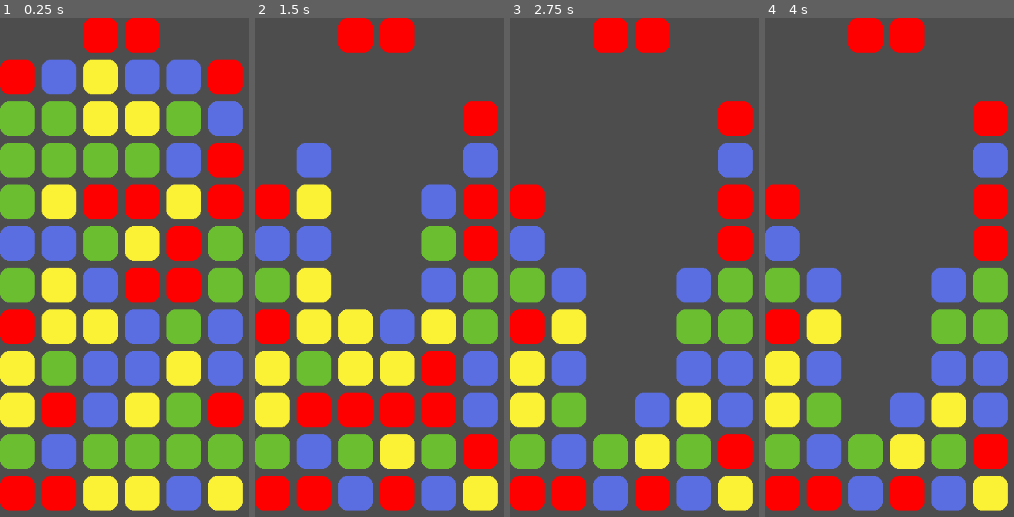
Above: before the commit, frames 1-4 (left to right).
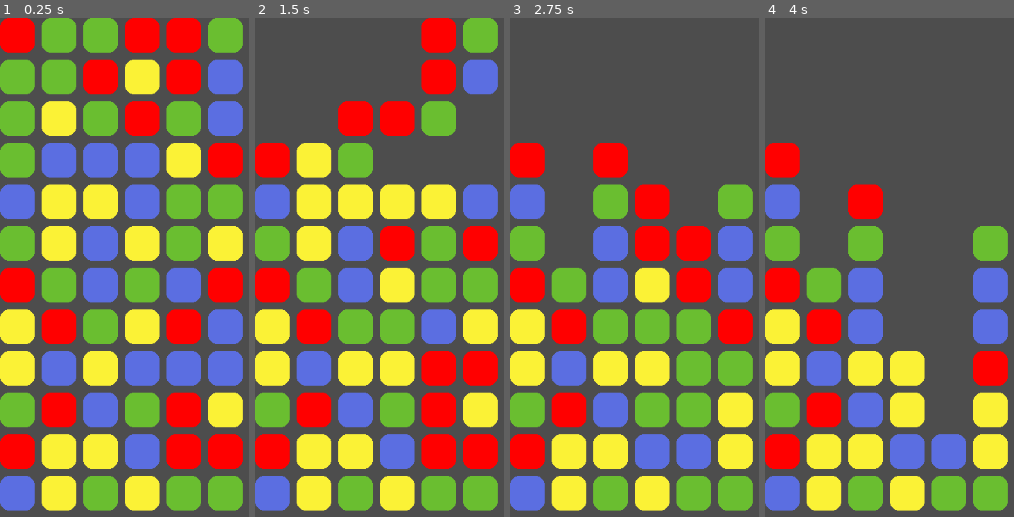
Above: after the commit, the same moments.

Repository: MarGamaDev/PuyoPuyoLike
Game: Godot game, scene res://testing scenes/box_testing_scene.tscn
Same seed, same stepped clock (60 frames per second), same inputs: the game is played once before the commit and once after it.
Inputs:
- Up to frame 1 (0.25 s): no input
- Up to frame 2 (1.5 s): tap Enter at 0.5 s; hold D (puyo_right, bound only after the commit) 0.53-1.28 s; tap J (puyo_rotate, bound only after the commit) at 0.6, 1.35 s; hold S (puyo_down, bound only after the commit) from 1.28 s (still down)
- Up to frame 3 (2.75 s): release S (puyo_down, bound only after the commit) at 2.03 s; hold D (puyo_right, bound only after the commit) from 2.03 s (still down); tap J (puyo_rotate, bound only after the commit) at 2.1 s
- Up to frame 4 (4 s): tap Space at 2.75 s; tap J (puyo_rotate, bound only after the commit) at 2.85, 3.6 s; tap Enter at 3.5 s; release D (puyo_right, bound only after the commit) at 3.53 s; hold A (puyo_left, bound only after the commit) from 3.53 s (still down)

The runs differ from the first frame. In frame 1, 52% of the frame differs, in the area x 0-98%, y 0-99%; in frame 2, 47%; in frame 3, 45%; in frame 4, 40%.
Error after the commit: Out of bounds get index '0' (on base: 'Array') (res://scripts/grid_manager.gd:58)

Commit message:
worked on player down and moving, some bugs tho

Diff:
--- a/Scenes/grid_manager.tscn
+++ b/Scenes/grid_manager.tscn
@@ -4,3 +4,8 @@
 
 [node name="GridManager" type="Node2D"]
 script = ExtResource("1_uowjv")
+down_tick_speed = 0.4
+
+[node name="PlayerDownTimer" type="Timer" parent="."]
+
+[connection signal="timeout" from="PlayerDownTimer" to="." method="player_down_tick"]
--- a/project.godot
+++ b/project.godot
@@ -19,6 +19,33 @@
 
 window/size/viewport_height=800
 
+[input]
+
+puyo_left={
+"deadzone": 0.2,
+"events": [Object(InputEventKey,"resource_local_to_scene":false,"resource_name":"","device":-1,"window_id":0,"alt_pressed":false,"shift_pressed":false,"ctrl_pressed":false,"meta_pressed":false,"pressed":false,"keycode":0,"physical_keycode":65,"key_label":0,"unicode":97,"location":0,"echo":false,"script":null)
+, Object(InputEventKey,"resource_local_to_scene":false,"resource_name":"","device":-1,"window_id":0,"alt_pressed":false,"shift_pressed":false,"ctrl_pressed":false,"meta_pressed":false,"pressed":false,"keycode":0,"physical_keycode":4194319,"key_label":0,"unicode":0,"location":0,"echo":false,"script":null)
+]
+}
+puyo_right={
+"deadzone": 0.2,
+"events": [Object(InputEventKey,"resource_local_to_scene":false,"resource_name":"","device":-1,"window_id":0,"alt_pressed":false,"shift_pressed":false,"ctrl_pressed":false,"meta_pressed":false,"pressed":false,"keycode":0,"physical_keycode":68,"key_label":0,"unicode":100,"location":0,"echo":false,"script":null)
+, Object(InputEventKey,"resource_local_to_scene":false,"resource_name":"","device":-1,"window_id":0,"alt_pressed":false,"shift_pressed":false,"ctrl_pressed":false,"meta_pressed":false,"pressed":false,"keycode":0,"physical_keycode":4194321,"key_label":0,"unicode":0,"location":0,"echo":false,"script":null)
+]
+}
+puyo_down={
+"deadzone": 0.2,
+"events": [Object(InputEventKey,"resource_local_to_scene":false,"resource_name":"","device":-1,"window_id":0,"alt_pressed":false,"shift_pressed":false,"ctrl_pressed":false,"meta_pressed":false,"pressed":false,"keycode":0,"physical_keycode":83,"key_label":0,"unicode":115,"location":0,"echo":false,"script":null)
+, Object(InputEventKey,"resource_local_to_scene":false,"resource_name":"","device":-1,"window_id":0,"alt_pressed":false,"shift_pressed":false,"ctrl_pressed":false,"meta_pressed":false,"pressed":false,"keycode":0,"physical_keycode":4194322,"key_label":0,"unicode":0,"location":0,"echo":false,"script":null)
+]
+}
+puyo_rotate={
+"deadzone": 0.2,
+"events": [Object(InputEventKey,"resource_local_to_scene":false,"resource_name":"","device":-1,"window_id":0,"alt_pressed":false,"shift_pressed":false,"ctrl_pressed":false,"meta_pressed":false,"pressed":false,"keycode":0,"physical_keycode":74,"key_label":0,"unicode":106,"location":0,"echo":false,"script":null)
+, Object(InputEventKey,"resource_local_to_scene":false,"resource_name":"","device":-1,"window_id":0,"alt_pressed":false,"shift_pressed":false,"ctrl_pressed":false,"meta_pressed":false,"pressed":false,"keycode":0,"physical_keycode":90,"key_label":0,"unicode":122,"location":0,"echo":false,"script":null)
+]
+}
+
 [rendering]
 
 renderer/rendering_method="gl_compatibility"
--- a/scripts/grid_manager.gd
+++ b/scripts/grid_manager.gd
@@ -1,4 +1,6 @@
 extends Node2D
+
+signal board_check_delay
 
 #loading the grid nodes to instantiate them
 @onready var grid_node_scene = load("res://Scenes/grid_node.tscn")
@@ -15,25 +17,53 @@
 #just remember that we go through 0->rows then each time 0->columns + 2 (this is for stupid box)
 var grid : Array = Array()
 var puyos_to_pop : Array = Array()
+
 #the first puyo in the player array is the 'pivot'
 var player_puyos: Array = Array()
 var player_grid_positions: Array = Array()
-#player rotation is -> 0 V 90 <-180 ^ 270
+#player rotation is right:0 down:1 left:2 up:3
 var player_rotation : int = 0
+var puyo_queue : Array[Array] = []
+#helps with delaying creating a player
+var player_create_flag = false
 
 @export var down_tick_speed : float = 0.2
+@export var player_down_speed : float = 0.6
 var chain_length : int = 0
 
+#this is a translation vector, not the position
+var next_input_move : Vector2i = Vector2i.ZERO
+var next_grid_positions : Array[Vector2i]
+
 func _ready():
+	$PlayerDownTimer.set_wait_time(player_down_speed)
 	initialize_grid()
-	fill_grid(11)
-	create_player_puyo()
+	fill_grid(12)
+	fill_puyo_queue()
 	await get_tree().create_timer(1).timeout
 	#calling this initiates a board check and allows chaining
-	await check_board(get_grouped_puyos())
-
-
-
+	check_board(get_grouped_puyos())
+	await board_check_delay
+
+	#create_player_puyo()
+
+func _physics_process(delta: float) -> void:
+	if Input.is_action_just_pressed("puyo_left"):
+		next_input_move = Vector2i.LEFT
+		next_grid_positions = [(player_grid_positions[0] + next_input_move), (player_grid_positions[1] + next_input_move)]
+		if check_next_move(next_grid_positions):
+			player_move(next_grid_positions)
+	elif Input.is_action_just_pressed("puyo_right"):
+		next_input_move = Vector2i.RIGHT
+		next_grid_positions = [(player_grid_positions[0] + next_input_move), (player_grid_positions[1] + next_input_move)]
+		if check_next_move(next_grid_positions):
+			player_move(next_grid_positions)
+	elif Input.is_action_just_pressed("puyo_rotate"):
+		player_rotate()
+	elif Input.is_action_just_pressed("puyo_down"):
+		print("down press")
+	elif Input.is_action_just_released("puyo_down"):
+		print("down release")
 
 func fill_grid(how_full : int):
 	for i in range(0, grid_width):
@@ -43,8 +73,6 @@
 			node_to_fill.add_child(puyo)
 			node_to_fill.set_puyo(puyo)
 			node_to_fill.set_type(randi_range(2,5))
-
-
 
 
 #initialises the grid and gives all of the nodes their neighbours
@@ -131,18 +159,19 @@
 				node_group[n].is_checked = true
 
 	print(str("found ", groups.size(), " groups"))
-
 	#set all nodes in the group as unchecked
 	for i in range(0, grid_width):
 		for j in range(0, grid_height):
 			grid[i][j].is_checked = false
-
+	down_tick()
+	board_check_delay.emit()
 	return groups
 
 #called when a tick for gravity needs to be checked, callls itself if it changed anything
 func down_tick() -> bool:
 	#sets a check to see if anything changed, if it hasn't changed it should stay false
 	var check = false
+	await get_tree().create_timer(down_tick_speed).timeout
 	#loops through all puyos, but from bottom up
 	for i in range(0, grid_width):
 		#starts with one above bottom
@@ -193,10 +222,11 @@
 	puyos_to_pop = Array()
 
 #starts a board check loop
-func check_board(puyos_to_pop : Array):
+func check_board(puyos_to_pop : Array) -> bool:
 	if puyos_to_pop.is_empty():
 		print("chain: ", chain_length)
 		chain_length = 0
+		return false
 	else:
 		chain_length += 1
 		pop_puyos(puyos_to_pop)
@@ -205,23 +235,79 @@
 			down_check = await down_tick()
 		await get_tree().create_timer(1).timeout
 		check_board(get_grouped_puyos())
+		return true
 
 #creates player puyo
 func create_player_puyo():
-	player_puyos = [puyo_scene.instantiate(), puyo_scene.instantiate()]
+	player_create_flag = false
+
+	player_puyos = puyo_queue.pop_front()
+	fill_puyo_queue()
 	add_child(player_puyos[0])
 	add_child(player_puyos[1])
+
 	player_rotation = 0
-	player_puyos[0].set_type(randi_range(2,5))
-	player_puyos[1].set_type(randi_range(2,5))
+
 	player_grid_positions = [Vector2i(int ((grid_width -1)/ 2),0), Vector2i(int ((grid_width -1)/ 2) + 1,0)]
+
 	player_puyos[0].global_position.x = grid[int (grid_width / 2)][0].position.x + square_size
 	player_puyos[1].global_position.x  = grid[(int (grid_width / 2)) + 1][0].position.x + square_size * 2
 
+	$PlayerDownTimer.set_wait_time(player_down_speed)
+	$PlayerDownTimer.start()
+
 #returns true if next move is valid
-func check_next_move(next_move_positions: Array[Vector2i]) -> bool:
-	for pos in next_move_positions:
-		print(grid[pos.x][pos.y].is_holding_puyo)
+func check_next_move(next_grid_positions: Array[Vector2i]) -> bool:
+	for pos in next_grid_positions:
+		if (pos.x > grid_width - 1) or (pos.x < 0) or (pos.y > grid_height - 1) or (pos.y < 0):
+			return false
 		if grid[pos.x][pos.y].is_holding_puyo:
 			return false
 	return true
+
+#assumes move being given to it is valid
+func player_move(new_grid_positions: Array[Vector2i]):
+	var translation_difference = new_grid_positions[0] - player_grid_positions[0]
+	translation_difference *= square_size
+	for moving_puyo in player_puyos:
+		moving_puyo.global_position.x += translation_difference.x * 2
+		moving_puyo.global_position.y += translation_difference.y * 2
+	player_grid_positions = new_grid_positions
+
+#connected to the timer via signal
+func player_down_tick():
+	var next_moves : Array[Vector2i] = []
+	for player_position in player_grid_positions:
+		next_moves.append(Vector2i(player_position.x, player_position.y + 1))
+	if check_next_move(next_moves):
+		player_move(next_moves)
+	else:# if player shouldn't be able to move, turn it into part of the grid
+		$PlayerDownTimer.stop()
+		for i in range(0,2):
+			var new_puyo_base = player_puyos[i]
+			var new_puyo_position = Vector2(player_grid_positions[i])
+			var node_to_fill = grid[new_puyo_position.x][new_puyo_position.y]
+			var new_puyo : Puyo = puyo_scene.instantiate()
+			new_puyo.set_type(new_puyo_base.get_type())
+			node_to_fill.add_child(new_puyo)
+			node_to_fill.set_puyo(new_puyo)
+			player_puyos[i].queue_free()
+		player_puyos.clear()
+		await check_board(get_grouped_puyos())
+		create_player_puyo()
+		#once the board is updated, make a new player
+
+func player_rotate():
+	var rotation_check : int = (player_rotation + 1) % 4
+	var new_rotation_check : Vector2i
+	#the puyo pair rotates around a pivot so we only need to check the validity of rotating
+	##DO THIS WITH MAR BC I DONT WANNA WASTE A BUNCH OF TIME TRYING TO REMEMBER VECTOR MATHS
+	pass
+
+func fill_puyo_queue():
+	while puyo_queue.size() <= 2:
+		var new_puyos = [puyo_scene.instantiate(), puyo_scene.instantiate()]
+		new_puyos[0].set_type(randi_range(2,5))
+		new_puyos[1].set_type(randi_range(2,5))
+		puyo_queue.append(new_puyos)
+		print("2 pairs away:",new_puyos[0].get_type(), " ", new_puyos[1].get_type())
